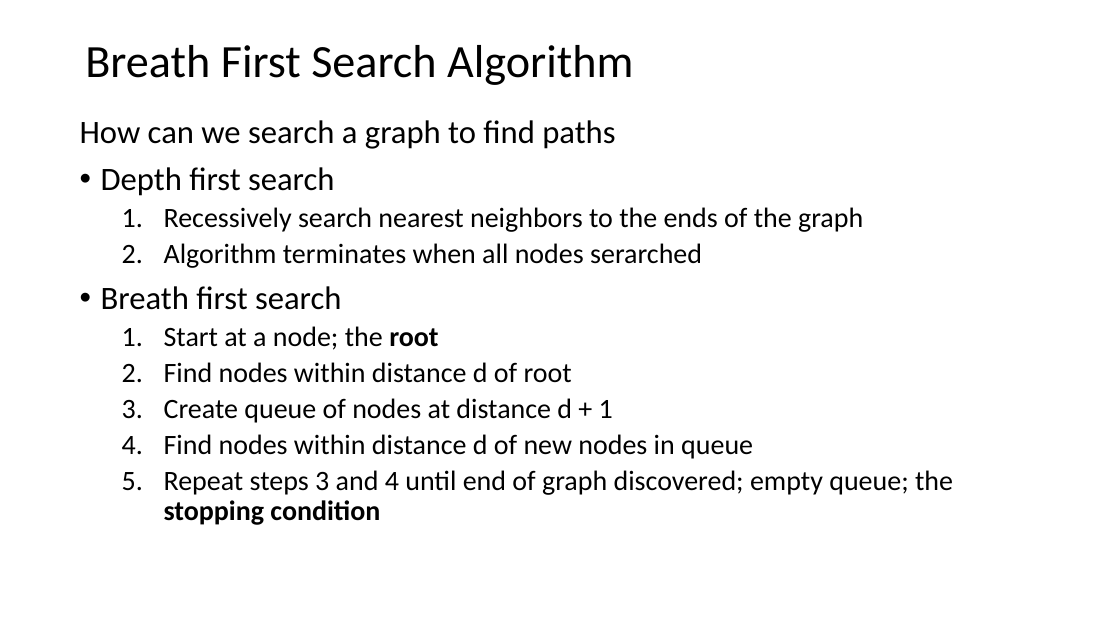
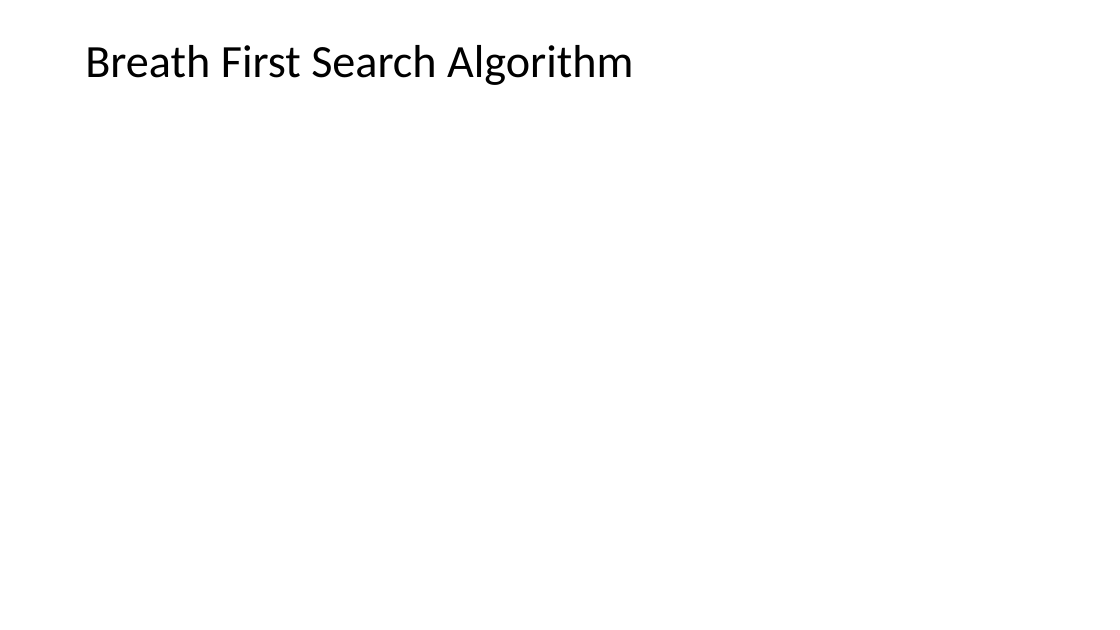
Before and after one commit to StephenElston/CSCI-E-108, a slide deck: slide 26 of slides/9_SocialNetworkAnalysis.pptx (slide 23 before the commit). Drawn at 1120x630 pixels with LibreOffice and Linux fonts; fonts in the diff are those of the drawing; grey boxes stand for pictures. Boxes give left, top, right and bottom in pixels: in the first picture for what was removed or moved away, otherwise in the second. Text is boxed around its words. In the diff, an @@ line names an element or a change of style, - is before the commit and + after.

```diff
--- a/slides/9_SocialNetworkAnalysis.pptx
+++ b/slides/9_SocialNetworkAnalysis.pptx
@@ text removed at [80,120,953,525] @@
-How can we search a graph to find paths
-• Depth first search
-  1. Recessively search nearest neighbors to the ends of the graph
-  2. Algorithm terminates when all nodes serarched
-• Breath first search
-  1. Start at a node; the root
-  2. Find nodes within distance d of root
-  3. Create queue of nodes at distance d + 1
-  4. Find nodes within distance d of new nodes in queue
-  5. Repeat steps 3 and 4 until end of graph discovered; empty queue; the stopping condition
```
Also in this commit, not shown: 9 other slides changed, 2 slides added.
